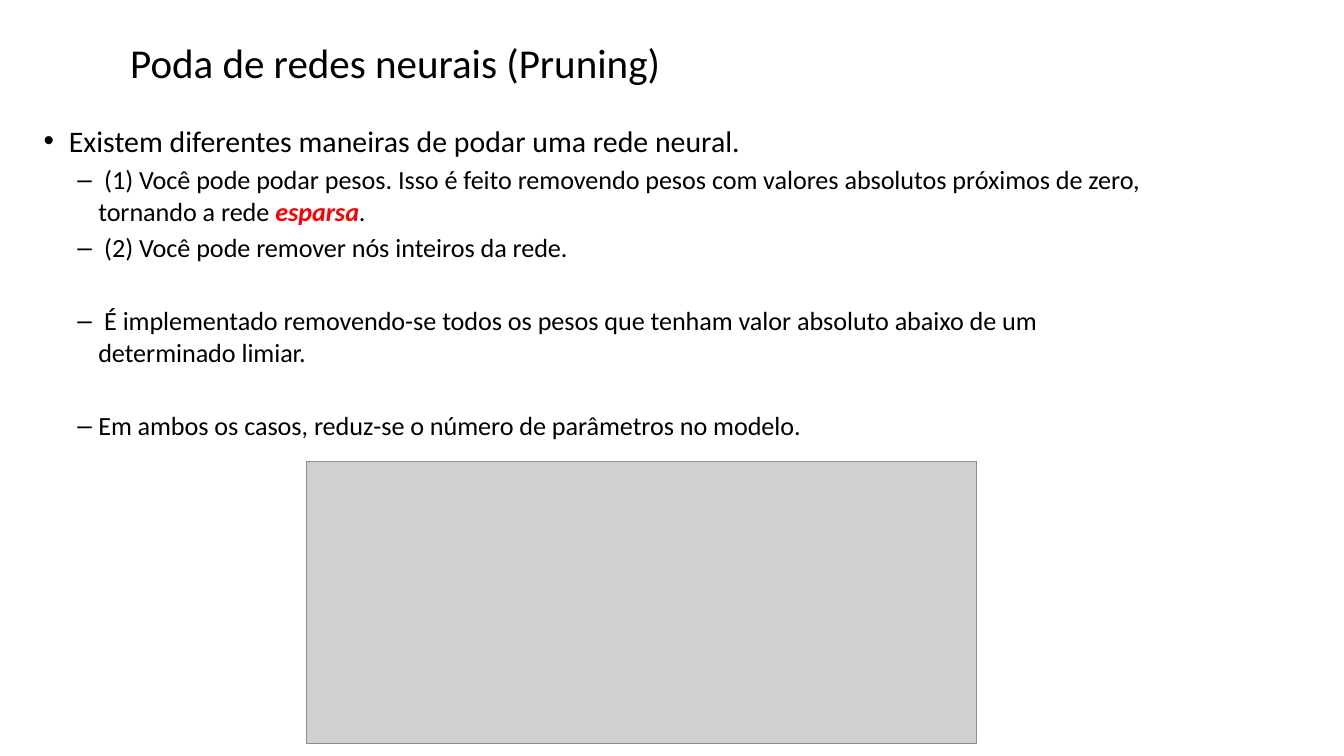
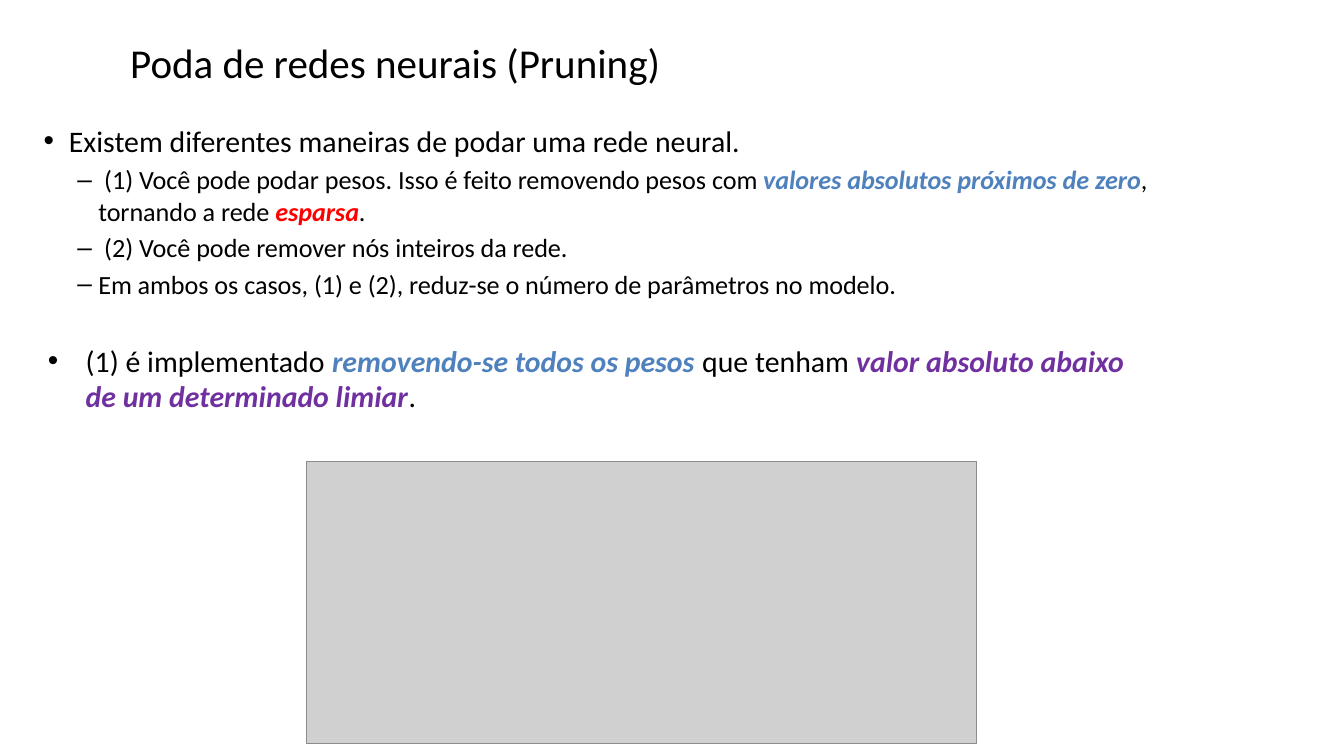
Before and after one commit to zz4fap/tp557-iot-ml, a slide deck: slide 33 of slides/TP557_14_introducao_tensorflowlite.pptx. Drawn at 1344x756 pixels with LibreOffice and Linux fonts; fonts in the diff are those of the drawing; grey boxes stand for pictures; background and template pictures are left out. Boxes give left, top, right and bottom in pixels: in the first picture for what was removed or moved away, otherwise in the second. Text is boxed around its words. In the diff, an @@ line names an element or a change of style, - is before the commit and + after.

```diff
--- a/slides/TP557_14_introducao_tensorflowlite.pptx
+++ b/slides/TP557_14_introducao_tensorflowlite.pptx
@@ text at box(98, 170, 1147, 225): text colour #000000 to #4F81BD, bold on, italic on in "valores absolutos próximos de zero," @@
@@ text at box(86, 275, 1124, 408): text changed; size 18.7 to 21.3 pt @@
-  – É implementado removendo-se todos os pesos que tenham valor absoluto abaixo de um determinado limiar.
-  – Em ambos os casos, reduz-se o número de parâmetros no modelo.
+  – Em ambos os casos, (1) e (2), reduz-se o número de parâmetros no modelo.
+• (1) é implementado removendo-se todos os pesos que tenham valor absoluto abaixo de um determinado limiar.
```
Also in this commit, not shown: 26 other slides changed.
